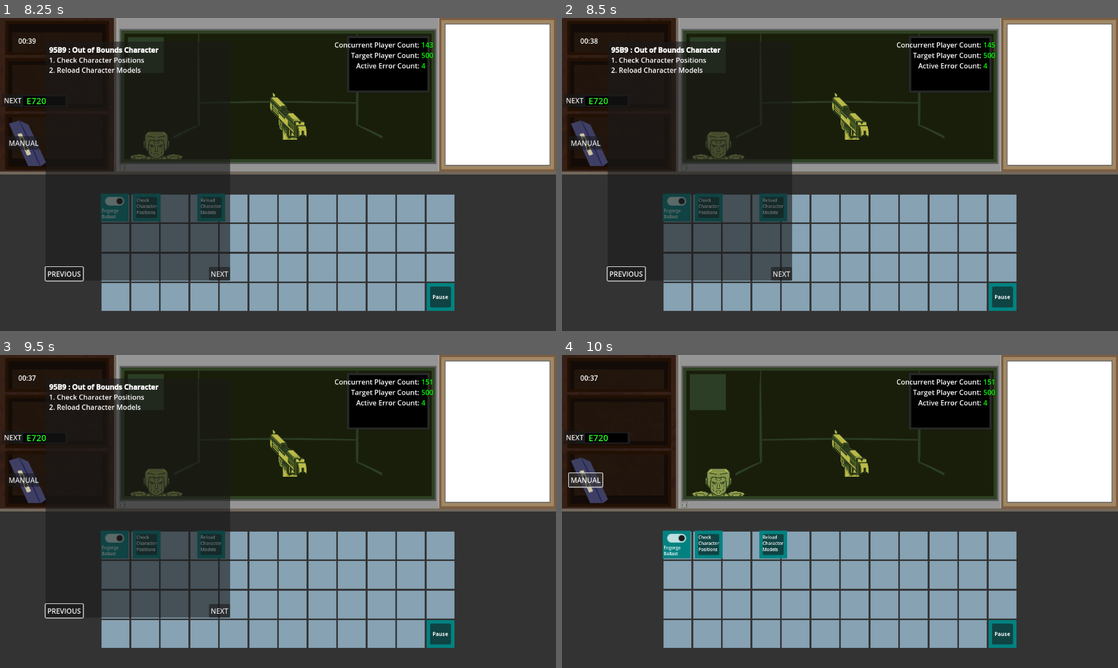
Above: before the commit, frames 1-4 (two rows, left to right).
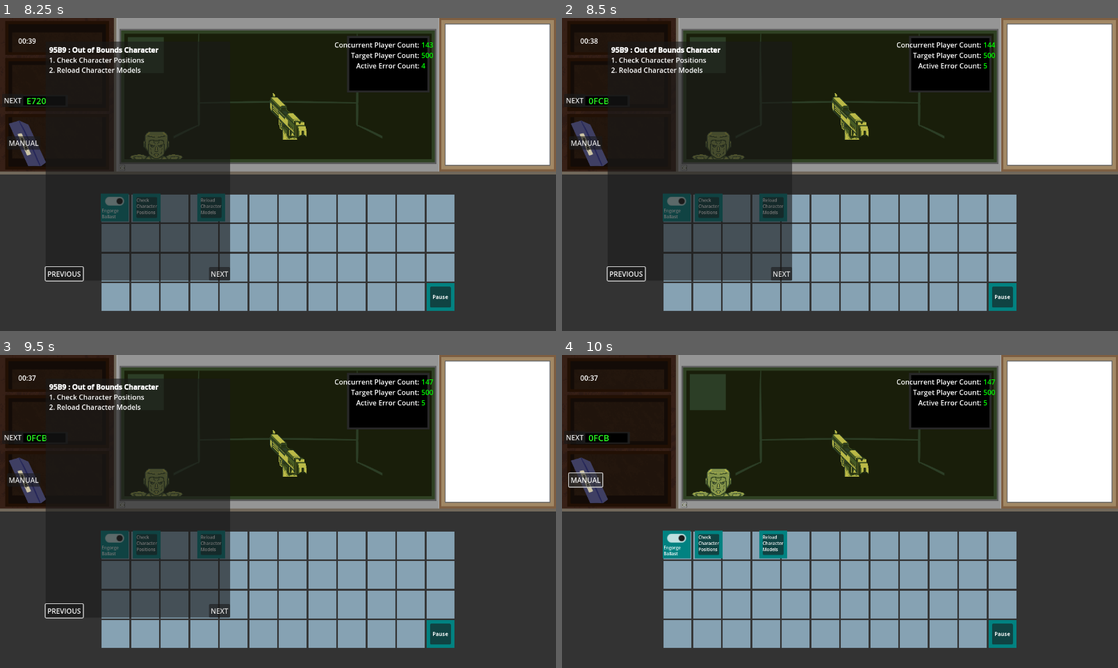
Above: after the commit, the same moments.

Repository: Carth501/team-ferret
Game: Godot game, scene res://scenes/main_menu.tscn
The game is run twice, just before and just after one commit, with the same random seed, the same clock (stepped at 60 frames per second) and the same inputs. Sound files missing from this copy of the repository are replaced by a short silence.
Inputs (mouse positions are in pixels of both pictures, inside the frame that each line leads up to):
- Up to frame 1 (8.25 s): click "NEW GAME" at 0.5 s; click "CONTINUE" at 1.25 s; click "NEXT" at 2 s; click "NEXT" at 2.75 s; click (144, 208) at 3.52 s; click (116, 202) at 4.25 s; click "MANUAL" at 5 s; click "NEXT" at 5.75 s; click "NEXT" at 6.5 s; click "PREVIOUS" at 7.25 s; click (144, 208) at 8.02 s
- Up to frame 2 (8.5 s): no input
- Up to frame 3 (9.5 s): click (116, 539) at 8.75 s
- Up to frame 4 (10 s): click "MANUAL" at 9.5 s

Frame 1 is identical in both runs. In frame 2, less than 0.1% of the frame differs, in the area x 4-78%, y 7-28%; in frame 3, less than 0.1%; in frame 4, less than 0.1%.

Commit message:
divide cpc calculation from update

Diff:
--- a/scenes/cubicle.tscn
+++ b/scenes/cubicle.tscn
@@ -265,6 +265,7 @@
 [connection signal="times_up" from="level clock" to="." method="end_of_shift"]
 [connection signal="timeout" from="Timer" to="level clock" method="tick"]
 [connection signal="timeout" from="Timer" to="CpcCalculator" method="calculate"]
+[connection signal="timeout" from="Timer" to="CpcCalculator" method="send_updates"]
 [connection signal="new_active_error" from="ErrorFactory" to="pager" method="add_error"]
 [connection signal="update_active_error_count" from="ErrorFactory" to="CpcCalculator" method="update_error_count"]
 [connection signal="reached_goal" from="CpcCalculator" to="." method="met_target_cpc"]
--- a/scripts/cpc_calculator.gd
+++ b/scripts/cpc_calculator.gd
@@ -10,17 +10,19 @@
 var par = 5
 
 func calculate():
-	cpc = ceil(cpc as float * calc_coefficient())
-	display.set_count(cpc)
-	update_cpc.emit(cpc)
+	cpc = floori((cpc + 1) * calc_coefficient())
 	if(cpc >= target):
 		reached_goal.emit()
 
+func send_updates():
+	display.set_count(cpc)
+	update_cpc.emit(cpc)
+
 func calc_coefficient() -> float:
-	var base_coef = 1.001
+	var base_coef = 1
 	var par_difference = (par - error_count) * 0.02
 	var weighted_coeff = base_coef + par_difference
-	return max(weighted_coeff, 1)
+	return max(weighted_coeff, 0)
 
 func set_cpc(value: int):
 	cpc = value
